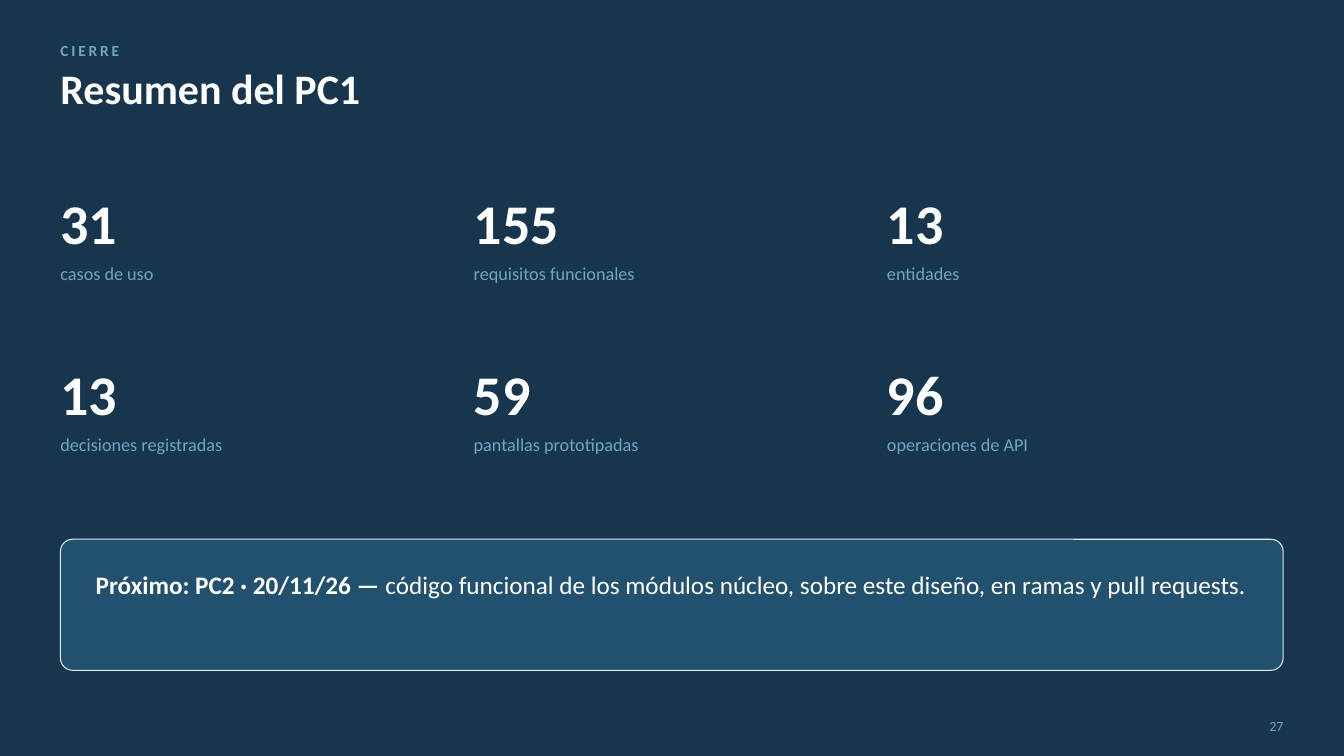
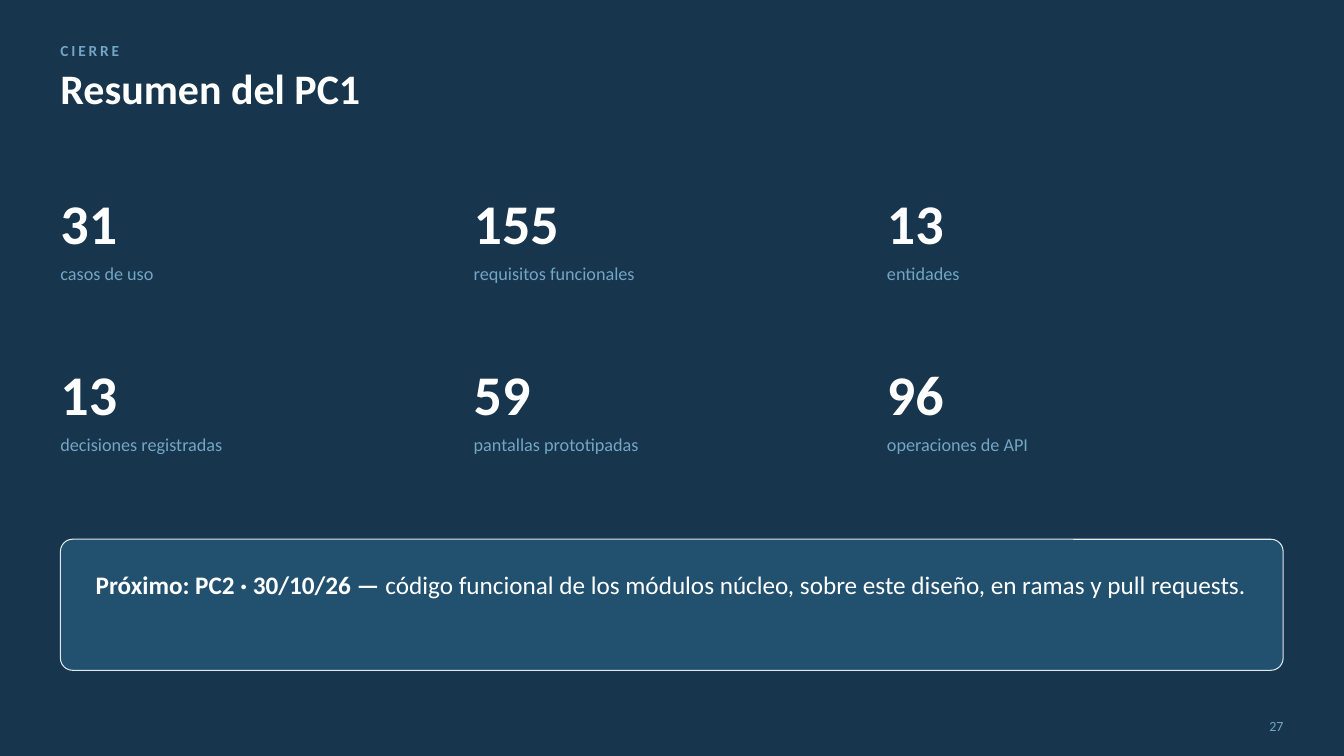
Before and after one commit to FranLuciano04/Vault-Rumbo, a slide deck: slide 27 of 07-Entregables/PC1/Rumbo — PC1 (presentación).pptx. Drawn at 1344x756 pixels with LibreOffice and Linux fonts; fonts in the diff are those of the drawing. Boxes give left, top, right and bottom in pixels: in the first picture for what was removed or moved away, otherwise in the second. Text is boxed around its words. In the diff, an @@ line names an element or a change of style, - is before the commit and + after.

```diff
--- a/07-Entregables/PC1/Rumbo — PC1 (presentación).pptx
+++ b/07-Entregables/PC1/Rumbo — PC1 (presentación).pptx
@@ text at bbox=[96, 576, 1245, 599]: text changed @@
-Próximo: PC2 · 20/11/26 — código funcional de los módulos núcleo, sobre este diseño, en ramas y pull requests.
+Próximo: PC2 · 30/10/26 — código funcional de los módulos núcleo, sobre este diseño, en ramas y pull requests.
```
Also in this commit, not shown: 9 other files.
